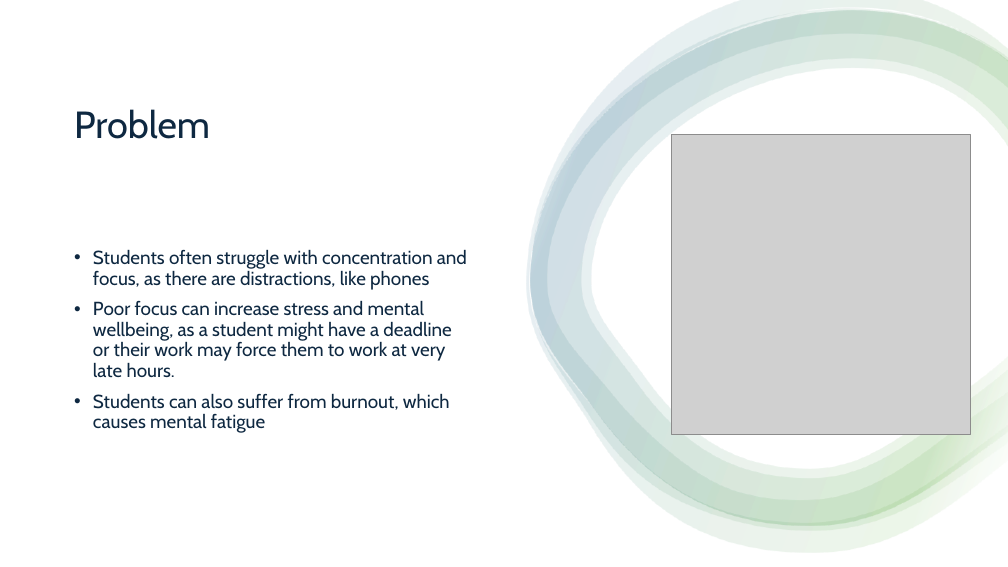
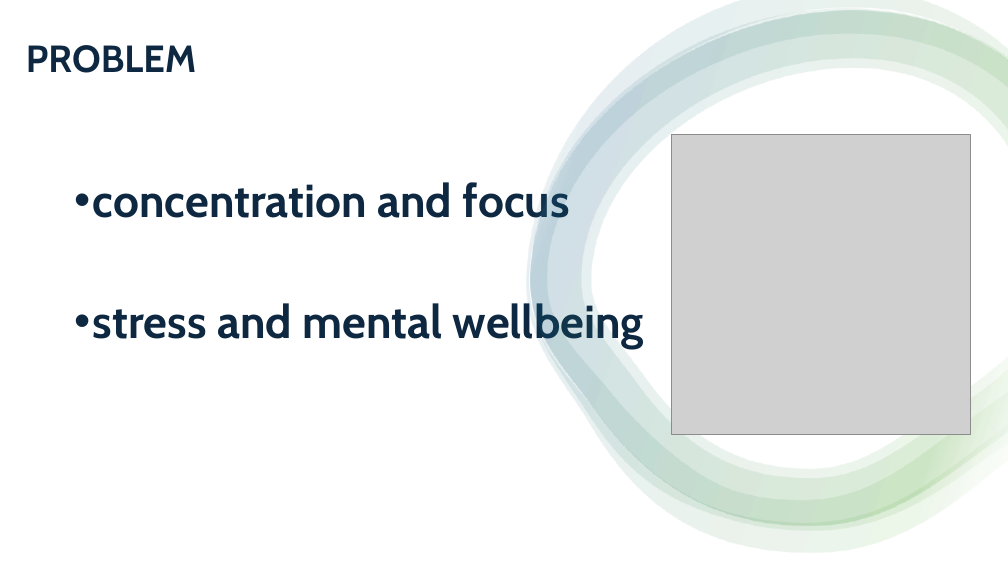
Before and after one commit to steven-szk/DoomScollers, a slide deck: slide 3 of Locked Hackathon.pptx (slide 2 before the commit). Drawn at 1008x567 pixels with LibreOffice and Linux fonts; fonts in the diff are those of the drawing; grey boxes stand for pictures. Boxes give left, top, right and bottom in pixels: in the first picture for what was removed or moved away, otherwise in the second. Text is boxed around its words. In the diff, an @@ line names an element or a change of style, - is before the commit and + after.

```diff
--- a/Locked Hackathon.pptx
+++ b/Locked Hackathon.pptx
@@ title at (26, 45, 196, 73): text changed; bold on @@
-Problem
+PROBLEM
@@ text at (93, 178, 644, 349): text changed; size 18 to 44 pt; bold on @@
-• Students often struggle with concentration and focus, as there are distractions, like phones
-• Poor focus can increase stress and mental wellbeing, as a student might have a deadline or their work may force them to work at very late hours.
-• Students can also suffer from burnout, which causes mental fatigue
+• concentration and focus
+• stress and mental wellbeing
```
Also in this commit, not shown: 3 other slides changed, 4 slides added, 1 slide removed.
